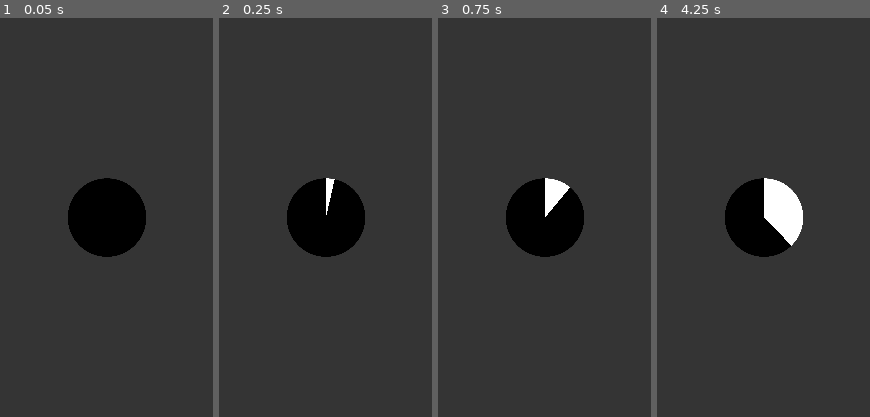
Above: before the commit, frames 1-4 (left to right).
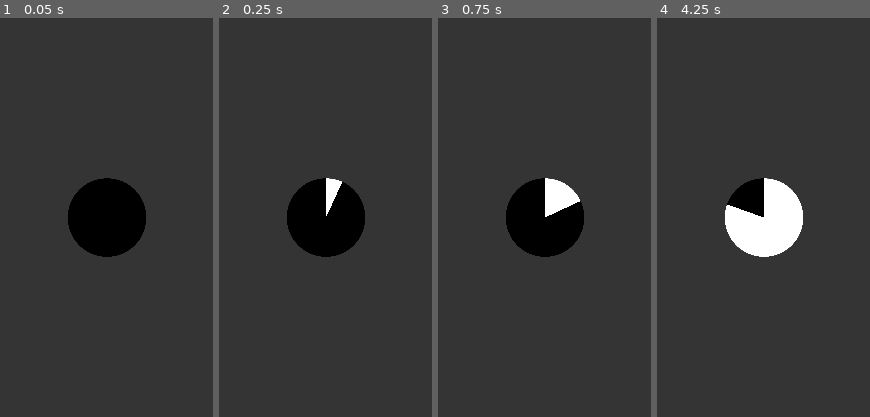
Above: after the commit, the same moments.

Repository: JeremieBolduc/polyhx-h2024
Game: Godot game, scene res://Application/loading_scene.tscn
Same seed, same stepped clock (60 frames per second), same inputs: the game is played once before the commit and once after it. This scene is started directly instead of the project's main scene.
Inputs:
- Up to frame 1 (0.05 s): no input
- Up to frame 2 (0.25 s): no input
- Up to frame 3 (0.75 s): no input
- Up to frame 4 (4.25 s): tap Enter at 1.25 s; tap Space at 2 s
The pictures show only the part of the screen within x 25-75%, y 25-75%; the shares and areas given below are measured in that part.

Frame 1 is identical in both runs. In frame 2, 0.2% of the frame differs, in the area x 50-58%, y 40-50%; in frame 3, 0.4%; in frame 4, 2.5%, in the area x 31-63%, y 46-60%.

Commit message:
petit modification

Diff:
--- a/Godot/Application/TourningAnimation.gd
+++ b/Godot/Application/TourningAnimation.gd
@@ -10,4 +10,4 @@
 	$TextureProgressBar.value = (currentValue % maxValue)
 
 func _on_timer_timeout():
-	currentValue += 1
+	currentValue += 2
Not shown: 1 places in Godot/Application/start_recyling.tscn that only renumber resources
